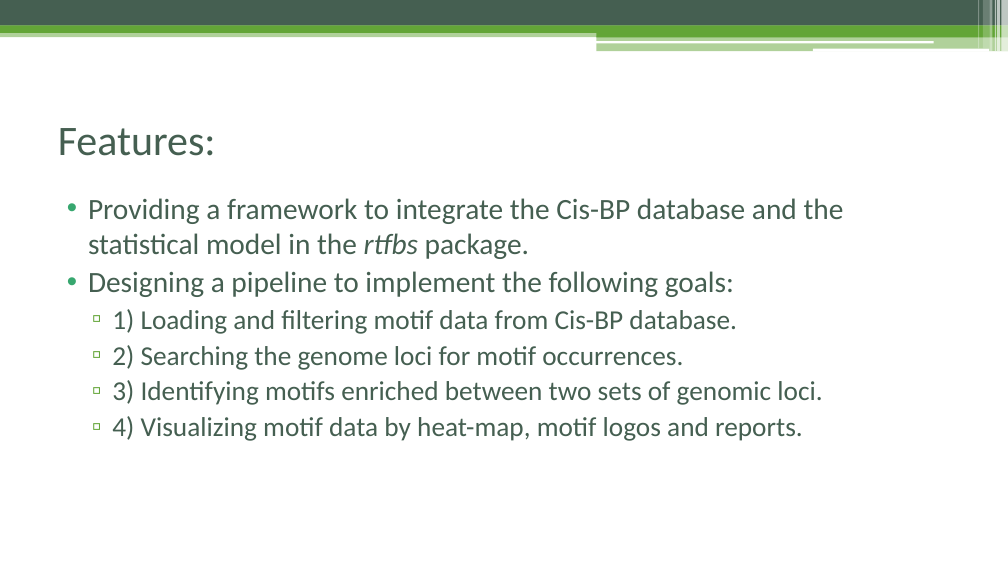
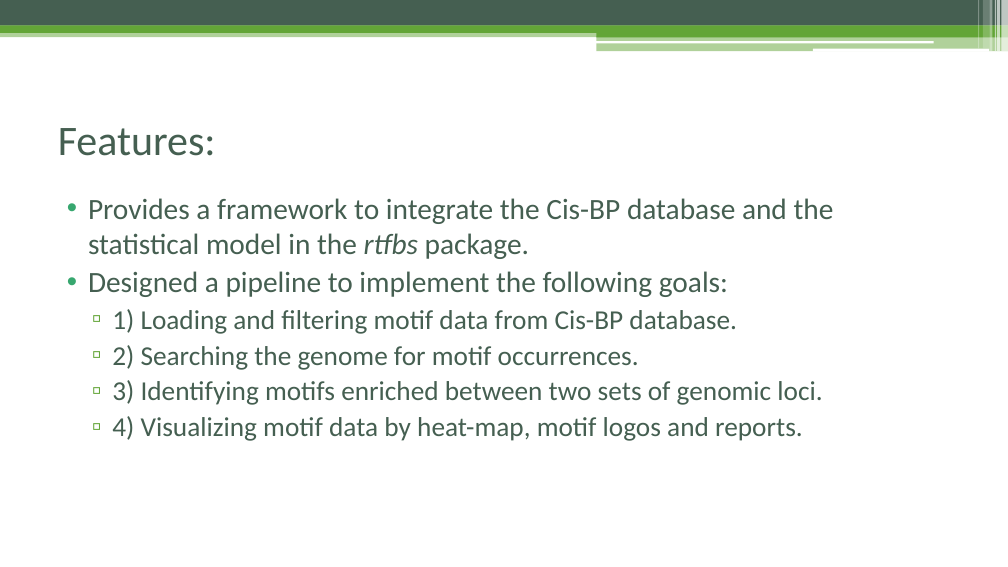
Before and after one commit to Danko-Lab/rtfbs_db, a slide deck: slide 2 of rtfbsdb-ppt.pptx. Drawn at 1008x567 pixels with LibreOffice and Linux fonts; fonts in the diff are those of the drawing. Boxes give left, top, right and bottom in pixels: in the first picture for what was removed or moved away, otherwise in the second. Text is boxed around its words. In the diff, an @@ line names an element or a change of style, - is before the commit and + after.

Commit message:
ppt updated

```diff
--- a/rtfbsdb-ppt.pptx
+++ b/rtfbsdb-ppt.pptx
@@ text at (88,198,834,297): text changed @@
-• Providing a framework to integrate the Cis-BP database and the statistical model in the rtfbs package.
-• Designing a pipeline to implement the following goals:
+• Provides a framework to integrate the Cis-BP database and the statistical model in the rtfbs package.
+• Designed a pipeline to implement the following goals:
@@ text at (112,345,639,370): text changed @@
-  ▫ 2) Searching the genome loci for motif occurrences.
+  ▫ 2) Searching the genome for motif occurrences.
```
Also in this commit, not shown: 8 other slides changed.
